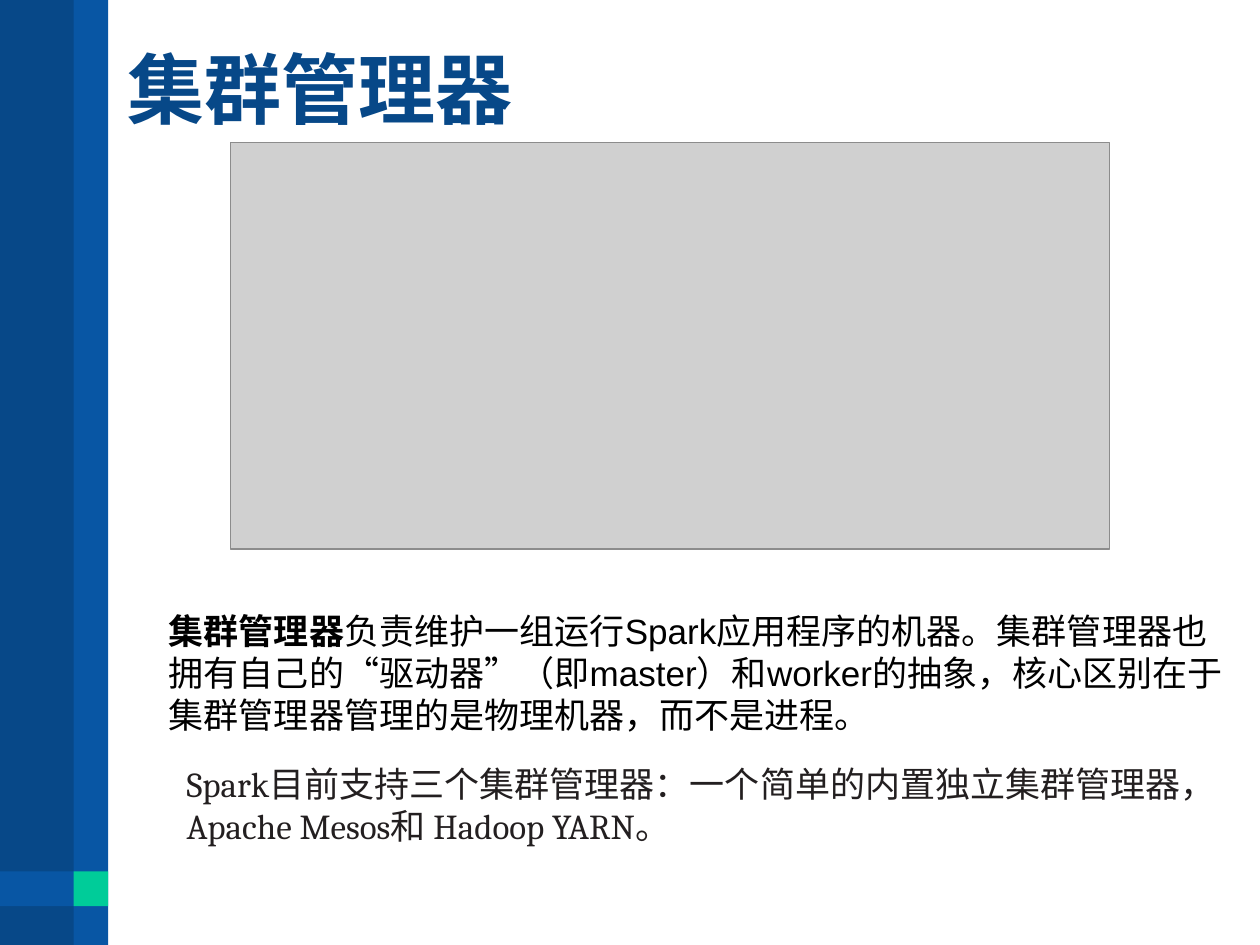
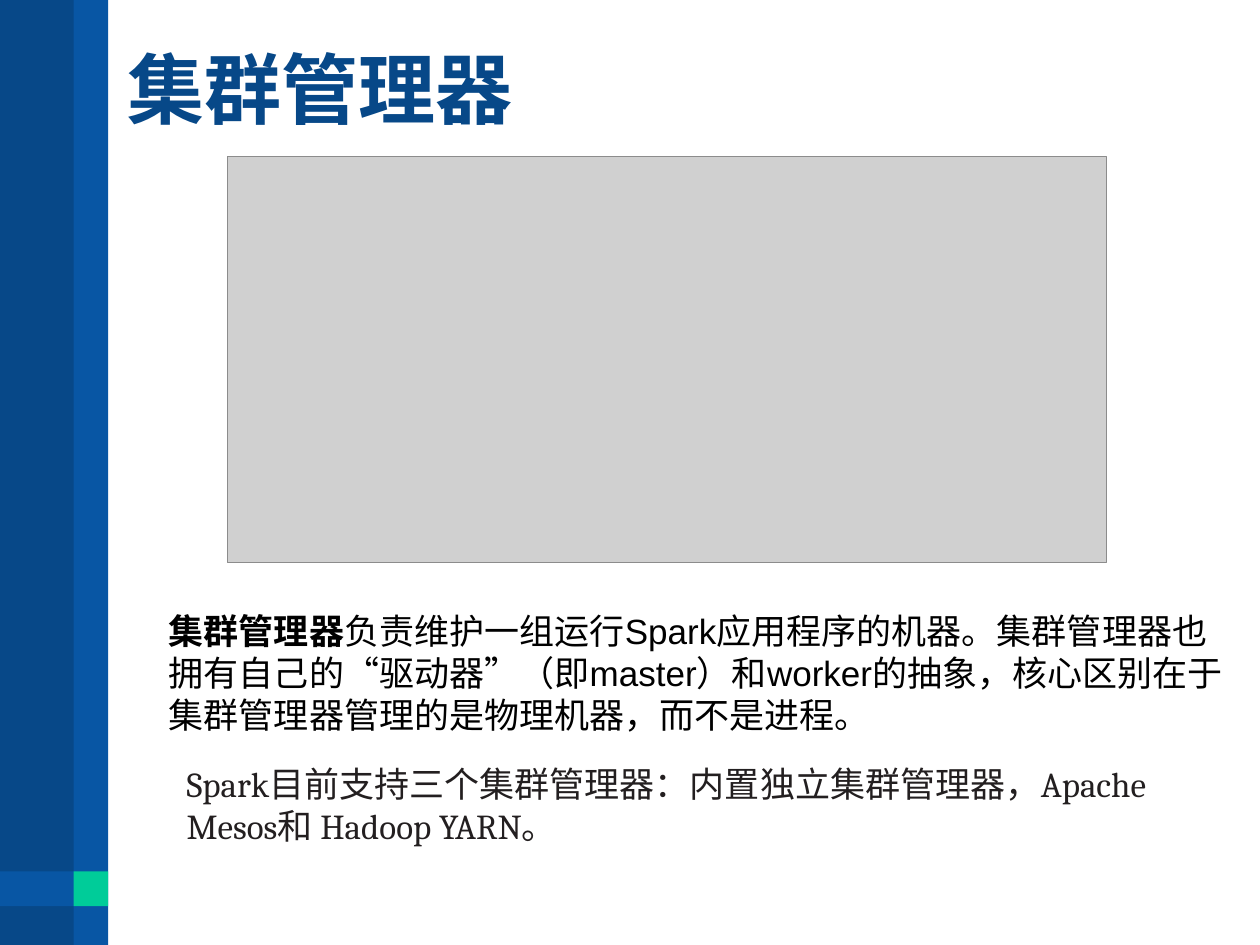
Before and after one commit to wxyzjf/parquet_20200823, a slide deck: slide 5 of SPARK Parquet 简谈.pptx. Drawn at 1260x945 pixels with LibreOffice and Linux fonts; fonts in the diff are those of the drawing; grey boxes stand for pictures. Boxes give left, top, right and bottom in pixels: in the first picture for what was removed or moved away, otherwise in the second. Text is boxed around its words. In the diff, an @@ line names an element or a change of style, - is before the commit and + after.

```diff
--- a/SPARK Parquet 简谈.pptx
+++ b/SPARK Parquet 简谈.pptx
@@ picture: place and size @@
-picture at [231,142,1110,549]
+picture at [227,156,1106,563]
@@ text at [187,767,1147,847]: text changed; font Arial to Cambria @@
-Spark目前支持三个集群管理器：一个简单的内置独立集群管理器，Apache Mesos和 Hadoop YARN。
+Spark目前支持三个集群管理器：内置独立集群管理器，Apache Mesos和 Hadoop YARN。
```
Also in this commit, not shown: 11 other slides changed, 3 slides removed.
